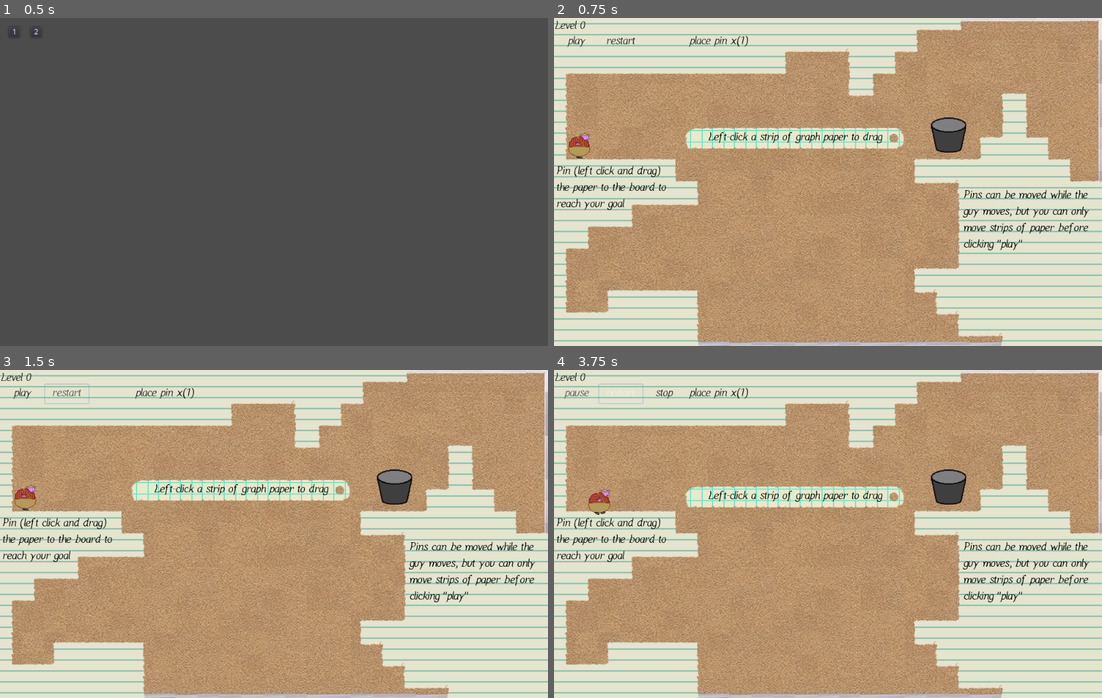
Above: before the commit, frames 1-4 (two rows, left to right).
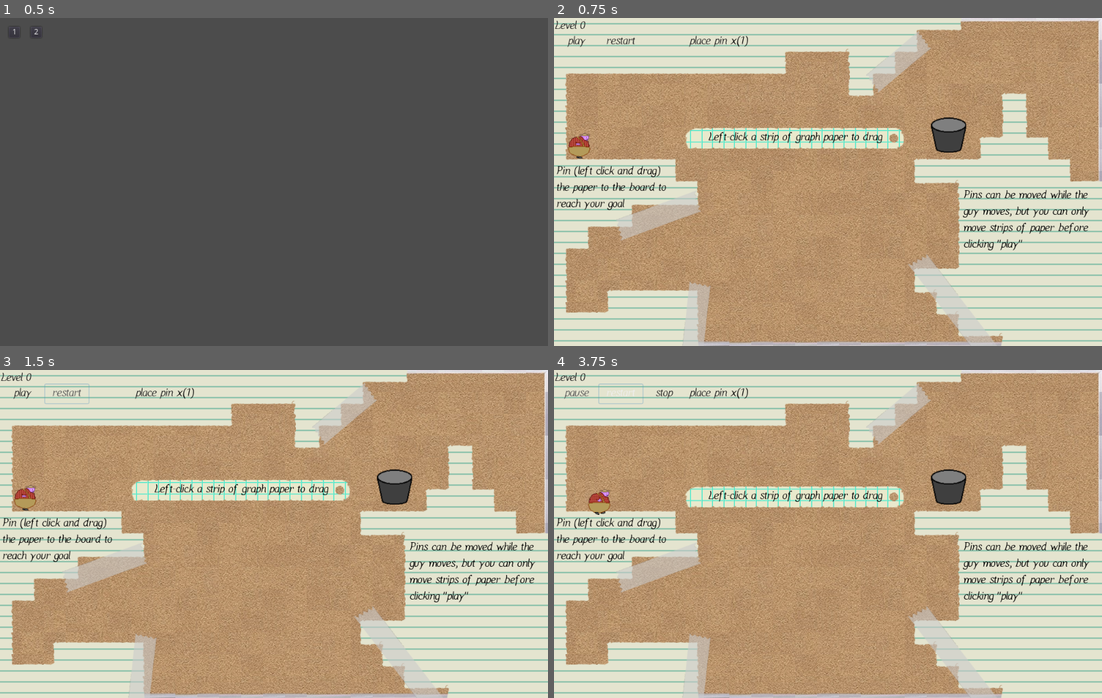
Above: after the commit, the same moments.

Repository: carsonswope/gmtk-jam
Game: Godot game, scene res://MainScene.tscn
Same seed, same stepped clock (60 frames per second), same inputs: the game is played once before the commit and once after it. The engine's default icon, where the game draws it, is replaced by a stand-in: a white triangle on a blue panel in a dark square.
Inputs:
- Up to frame 1 (0.5 s): no input
- Up to frame 2 (0.75 s): click "1" at 0.5 s
- Up to frame 3 (1.5 s): click "restart" at 1.25 s
- Up to frame 4 (3.75 s): click "restart" at 2 s; click "restart" at 2.75 s; click "play" at 3.5 s

Frame 1 is identical in both runs. In frame 2, 1.9% of the frame differs, in the area x 11-81%, y 3-99%; in frame 3, 1.9%; in frame 4, 1.9%.

Commit message:
tape stuff together

Diff:
--- a/Pin.tscn
+++ b/Pin.tscn
@@ -6,6 +6,7 @@
 [sub_resource type="CircleShape2D" id=1]
 
 [node name="RigidBody2D" type="RigidBody2D"]
+z_index = 2
 collision_layer = 2
 collision_mask = 0
 mode = 1
--- a/PlatformContainer.tscn
+++ b/PlatformContainer.tscn
@@ -92,6 +92,7 @@
 [node name="Node2D" type="Node2D" groups=[
 "PlatformContainers",
 ]]
+z_index = 1
 script = ExtResource( 1 )
 
 [node name="tiles" type="TileMap" parent="."]
--- a/levels/level_1.tscn
+++ b/levels/level_1.tscn
@@ -7,6 +7,7 @@
 [ext_resource path="res://PlatformContainer.tscn" type="PackedScene" id=5]
 [ext_resource path="res://resources/tilesets/corkboard.png" type="Texture" id=6]
 [ext_resource path="res://resources/fonts/main_font.tres" type="DynamicFont" id=7]
+[ext_resource path="res://resources/sprites/tape.png" type="Texture" id=8]
 
 [sub_resource type="TileSet" id=1]
 2/name = "corkboard.png 2"
@@ -105,5 +106,33 @@
 "_edit_use_anchors_": false
 }
 
+[node name="tape" type="Sprite" parent="."]
+position = Vector2( 255.739, 358.7 )
+rotation = -0.354302
+scale = Vector2( 1.00905, 1 )
+texture = ExtResource( 8 )
+offset = Vector2( -61.5775, -19.9999 )
+
+[node name="tape2" type="Sprite" parent="."]
+position = Vector2( 765.546, 607.6 )
+rotation = 0.914553
+scale = Vector2( 1.40041, 1 )
+texture = ExtResource( 8 )
+offset = Vector2( -61.5775, -19.9999 )
+
+[node name="tape3" type="Sprite" parent="."]
+position = Vector2( 234.42, 596.31 )
+rotation = 1.67552
+scale = Vector2( 0.815816, 1 )
+texture = ExtResource( 8 )
+offset = Vector2( -61.5775, -19.9999 )
+
+[node name="tape4" type="Sprite" parent="."]
+position = Vector2( 577.42, 97.3104 )
+rotation = 2.43648
+scale = Vector2( 0.815816, 1 )
+texture = ExtResource( 8 )
+offset = Vector2( -61.5775, -19.9999 )
+
 [editable path="layout/Platform 1"]
 [editable path="layout/Terrain"]
Not shown: 1 places in levels/level_1.tscn that only renumber resources
Binary file added: resources/sprites/tape.png
Not shown, added: resources/sprites/tape.png.import
